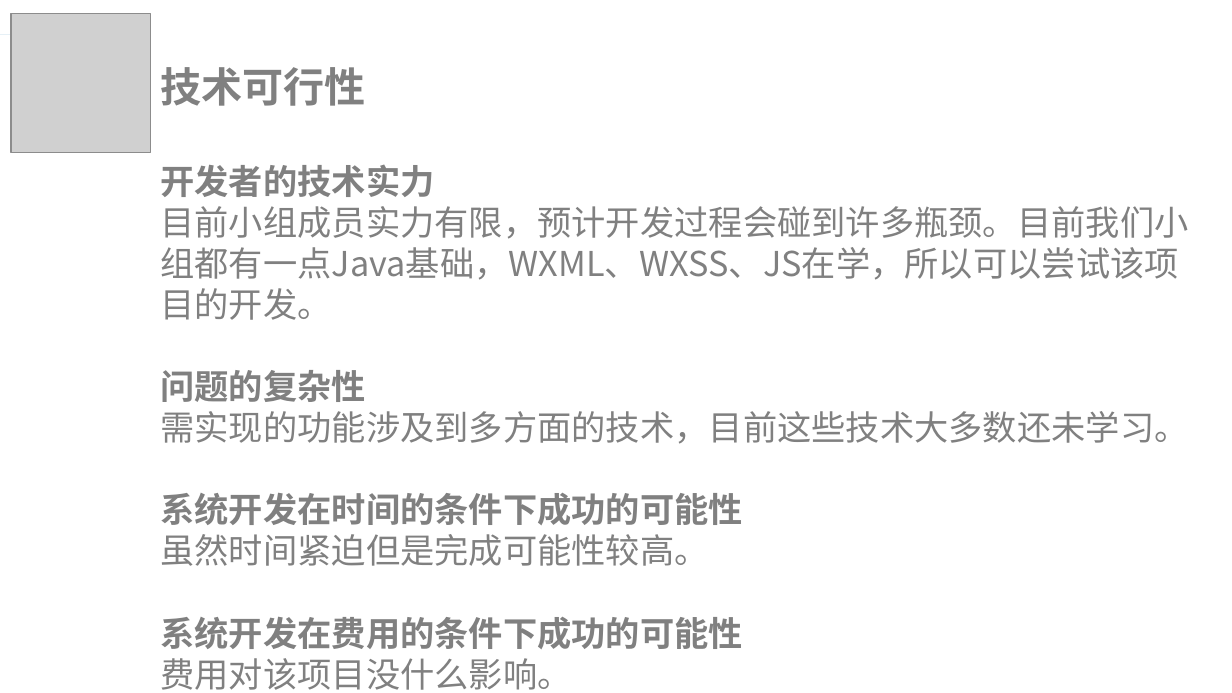
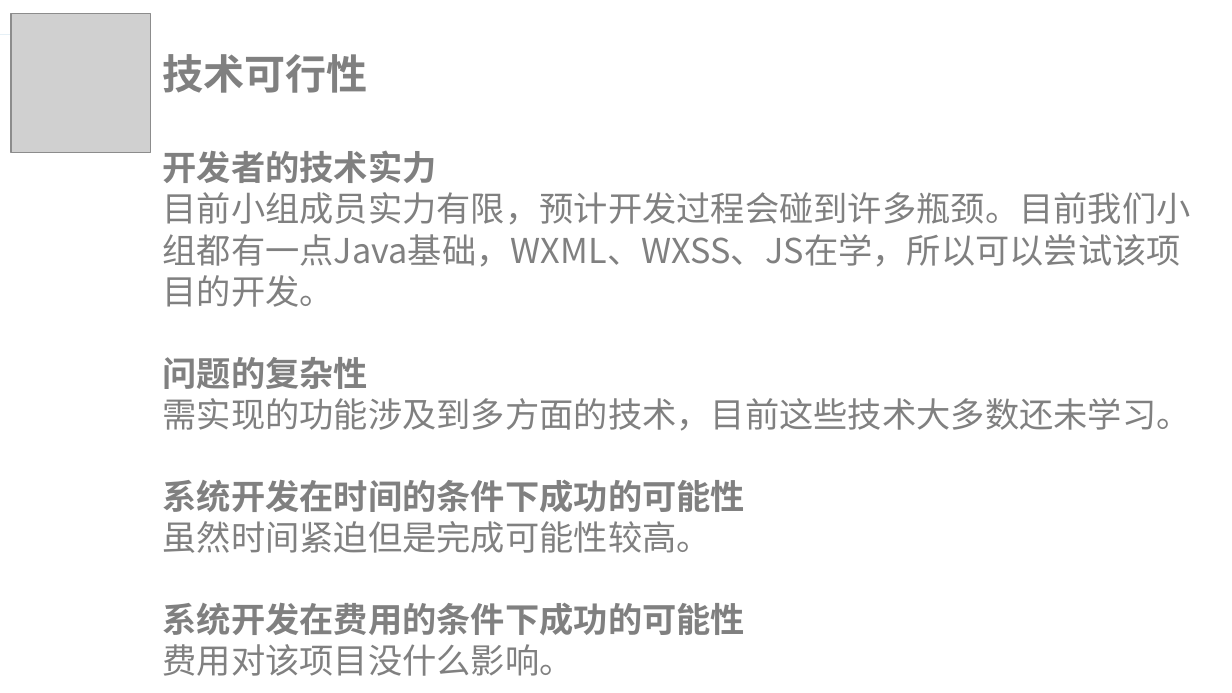
Before and after one commit to lorenzoyoung/ZUCC-Lazy-Bone, a slide deck: slide 12 of 评审PPT/项目计划/ZUCCLazyBone项目计划.pptx. Drawn at 1232x693 pixels with LibreOffice and Linux fonts; fonts in the diff are those of the drawing; grey boxes stand for pictures. Boxes give left, top, right and bottom in pixels: in the first picture for what was removed or moved away, otherwise in the second. Text is boxed around its words. In the diff, an @@ line names an element or a change of style, - is before the commit and + after.

Commit message:
update 0321
计划书 计划PPT 目录改动 可行性报告

```diff
--- a/评审PPT/项目计划/ZUCCLazyBone项目计划.pptx
+++ b/评审PPT/项目计划/ZUCCLazyBone项目计划.pptx
@@ text "技术可行性": place and size @@
-text "技术可行性" at [160,67,1188,690]
+text "技术可行性" at [163,54,1191,676]
```
Also in this commit, not shown: 6 other slides changed, 1 slide added, 15 other files.
